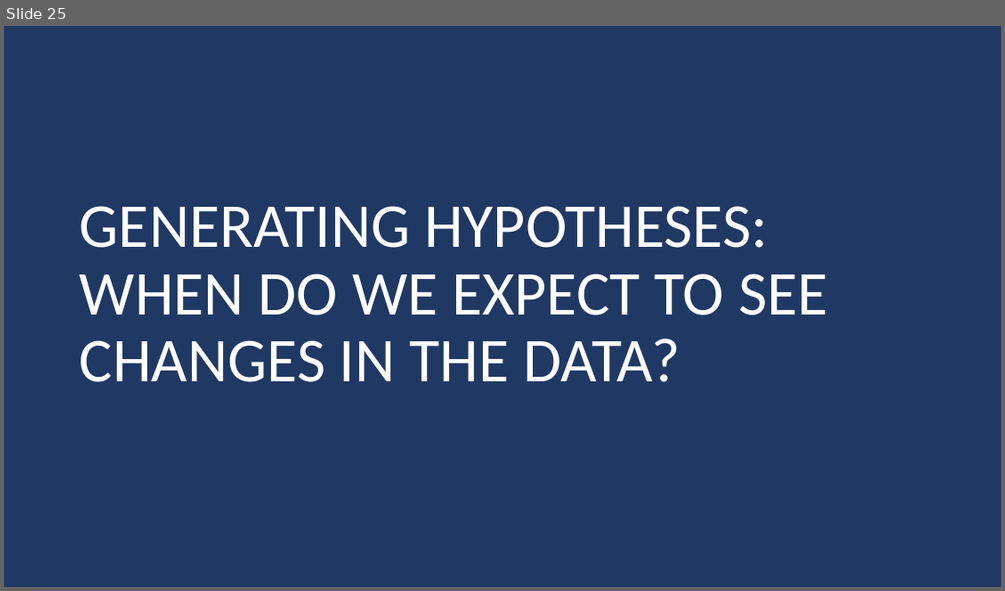
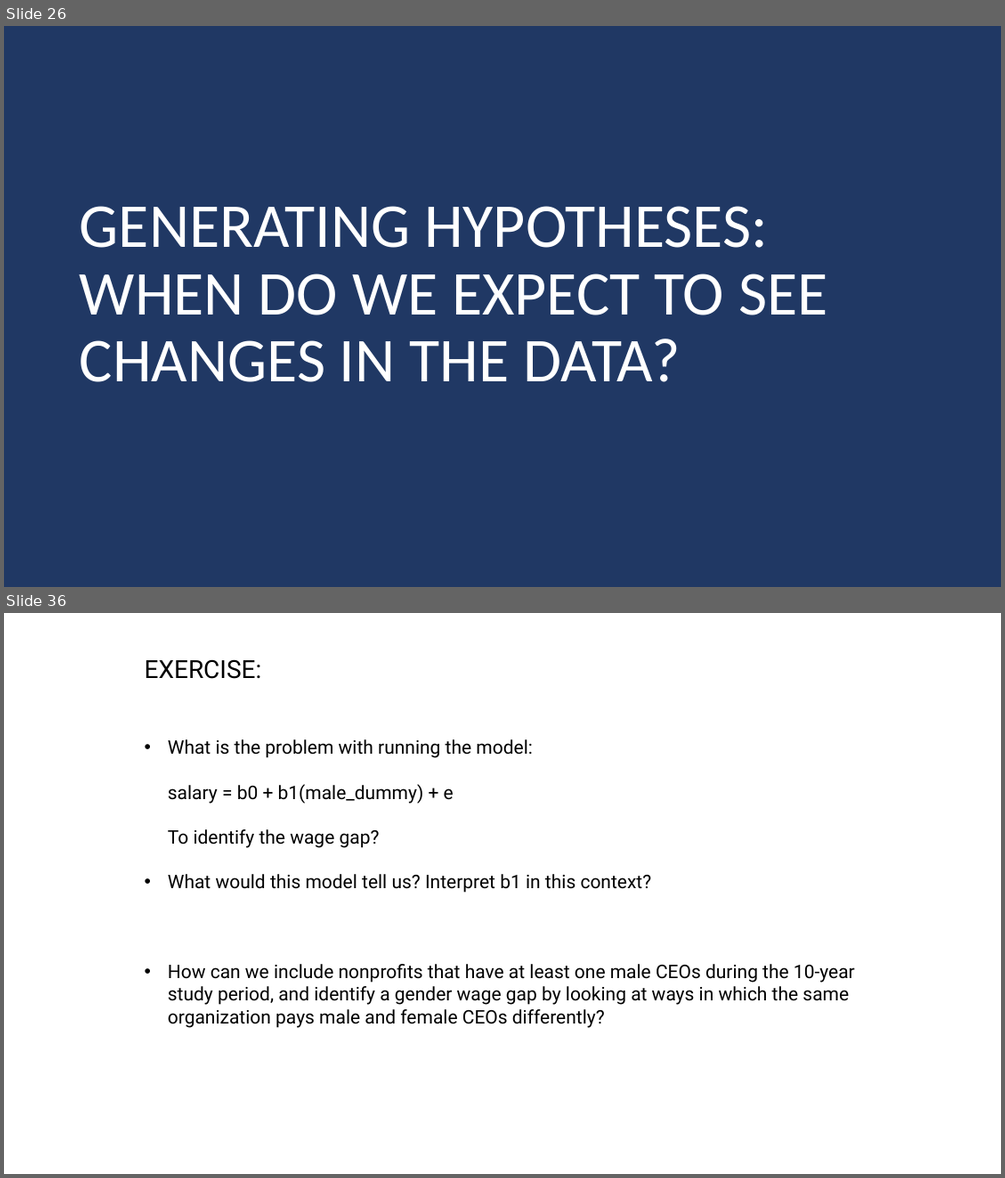
Before and after one commit to DS4PS/cpp-524-sum-2020, a slide deck: lectures/p-04-diagram-your-research-design.pptx. Shown one above the other, each under a label of ours: slide 25 before the commit, slides 26 and 36 after it; the slides between them are not shown. The pictures are 1005x591 and 1005x1178 pixels, drawn with LibreOffice and Linux fonts; fonts in the diff are those of the drawing. Boxes give left, top, right and bottom in pixels: in the first picture for what was removed or moved away, otherwise in the second. Text is boxed around its words. In the diff, an @@ line names an element or a change of style, - is before the commit and + after.

```diff
--- a/lectures/p-04-diagram-your-research-design.pptx
+++ b/lectures/p-04-diagram-your-research-design.pptx
@@ slide 36 added at [4,613,1001,1174], background #FFFFFF @@
@@ text added at [145,659,855,1028], 18 pt, text #000000 @@
+EXERCISE:
+• What is the problem with running the model:
+  salary = b0 + b1(male_dummy) + e
+  To identify the wage gap?
+• What would this model tell us? Interpret b1 in this context?
+• How can we include nonprofits that have at least one male CEOs during the 10-year study period, and identify a gender wage gap by looking at ways in which the same organization pays male and female CEOs differently?
@@ what was slide 25 is now slide 26 @@
```
Also in this commit, not shown: 6 slides changed, 11 other slides added.
